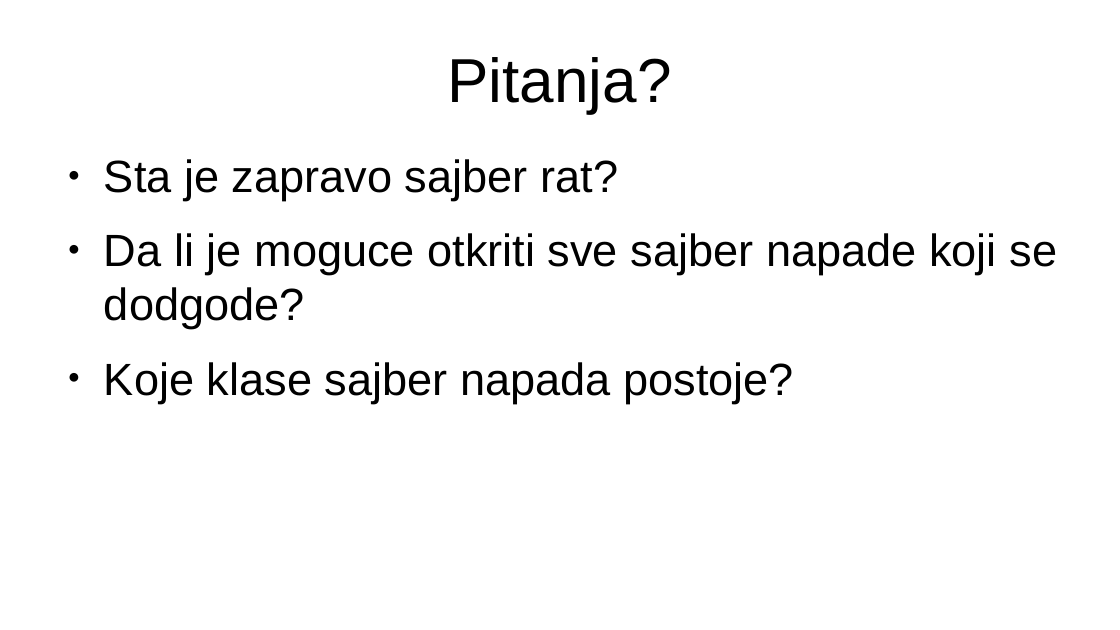
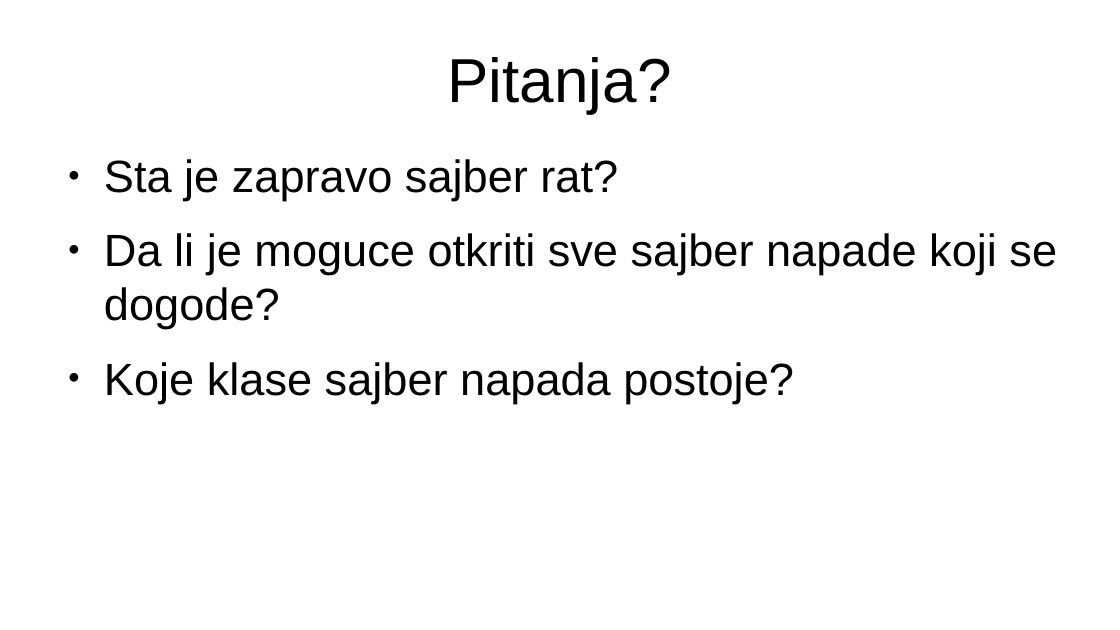
Before and after one commit to vukvuk21/RID, a slide deck: slide 13 of rid_2022_seminarski/mi19120_Luka_Vukotic/Predavanje_2/SajberRat.odp. Drawn at 1120x630 pixels with LibreOffice and Linux fonts; fonts in the diff are those of the drawing. Boxes give left, top, right and bottom in pixels: in the first picture for what was removed or moved away, otherwise in the second. Text is boxed around its words. In the diff, an @@ line names an element or a change of style, - is before the commit and + after.

```diff
--- a/rid_2022_seminarski/mi19120_Luka_Vukotic/Predavanje_2/SajberRat.odp
+++ b/rid_2022_seminarski/mi19120_Luka_Vukotic/Predavanje_2/SajberRat.odp
@@ text at (x1=104, y1=233, x2=1057, y2=329): text changed @@
-● Da li je moguce otkriti sve sajber napade koji se dodgode?
+● Da li je moguce otkriti sve sajber napade koji se dogode?
```
Also in this commit, not shown: 4 other slides changed, 8 other files.
